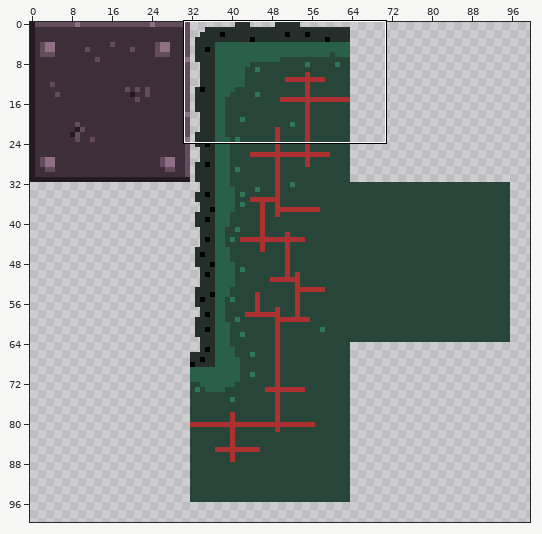
Pixel-art file -- Assets/Sprites/walls.ase. The picture above shows the old version from afar; the outline marks the close-up.
Close-up. Before:
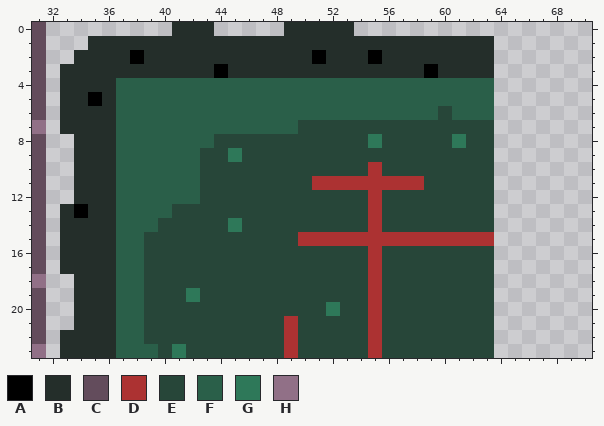
640x640 pixels, 1 frame. Shown: x 31..70, y 0..23. The wide view leaves out empty margins.
Palette (. is transparent): A #000000  B #242e2a  C #634c5c  D #ac3232  E #274639  F #2a5f49  G #2e7859  H #917087
Pixels before, first column x 31:
 0 C.........BBB.....BBBBB..........
 1 C...BBBBBBBBBBBBBBBBBBBBBBBBBBBBB
 2 C..BBBBABBBBBBBBBBBBABBBABBBBBBBB
 3 C.BBBBBBBBBBBABBBBBBBBBBBBBBABBBB
 4 C.BBBBFFFFFFFFFFFFFFFFFFFFFFFFFFF
 5 C.BBABFFFFFFFFFFFFFFFFFFFFFFFFFFF
 6 C.BBBBFFFFFFFFFFFFFFFFFFFFFFFEFFF
 7 H.BBBBFFFFFFFFFFFFFEEEEEEEEEEEEEE
 8 C..BBBFFFFFFFEEEEEEEEEEEGEEEEEGEE
 9 C..BBBFFFFFFEEGEEEEEEEEEEEEEEEEEE
10 C..BBBFFFFFFEEEEEEEEEEEEDEEEEEEEE
11 C..BBBFFFFFFEEEEEEEEDDDDDDDDEEEEE
12 C..BBBFFFFFFEEEEEEEEEEEEDEEEEEEEE
13 C.BABBFFFFEEEEEEEEEEEEEEDEEEEEEEE
14 C.BBBBFFFEEEEEGEEEEEEEEEDEEEEEEEE
15 C.BBBBFFEEEEEEEEEEEDDDDDDDDDDDDDD
16 C.BBBBFFEEEEEEEEEEEEEEEEDEEEEEEEE
17 C.BBBBFFEEEEEEEEEEEEEEEEDEEEEEEEE
18 H..BBBFFEEEEEEEEEEEEEEEEDEEEEEEEE
19 C..BBBFFEEEGEEEEEEEEEEEEDEEEEEEEE
20 C..BBBFFEEEEEEEEEEEEEGEEDEEEEEEEE
21 C..BBBFFEEEEEEEEEEDEEEEEDEEEEEEEE
22 C.BBBBFFEEEEEEEEEEDEEEEEDEEEEEEEE
23 H.BBBBFFFEGEEEEEEEDEEEEEDEEEEEEEE
After the commit:
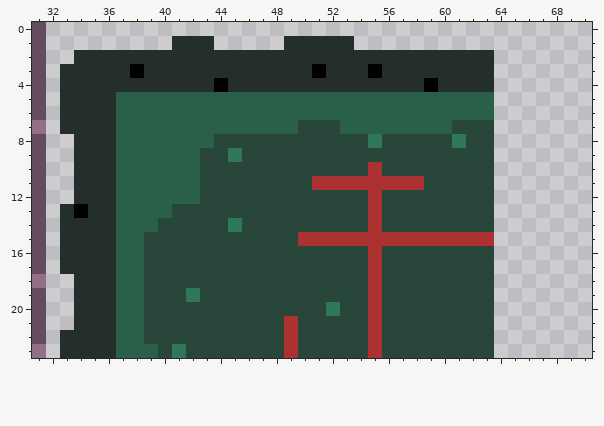
What changed:
Changed rows in their new state; - is an unchanged pixel.
first column x 35:
 0 ------...-----.....----------
 1 ......---.....-----..........
 2 ---B------------B---B--------
 3 ---A-----B------A---A---B----
 4 --BBBBBBBABBBBBBBBBBBBBBABBBB
 5 B----------------------------
 6 -------------------------F---
 7 ------------------FFFFFFFF---
